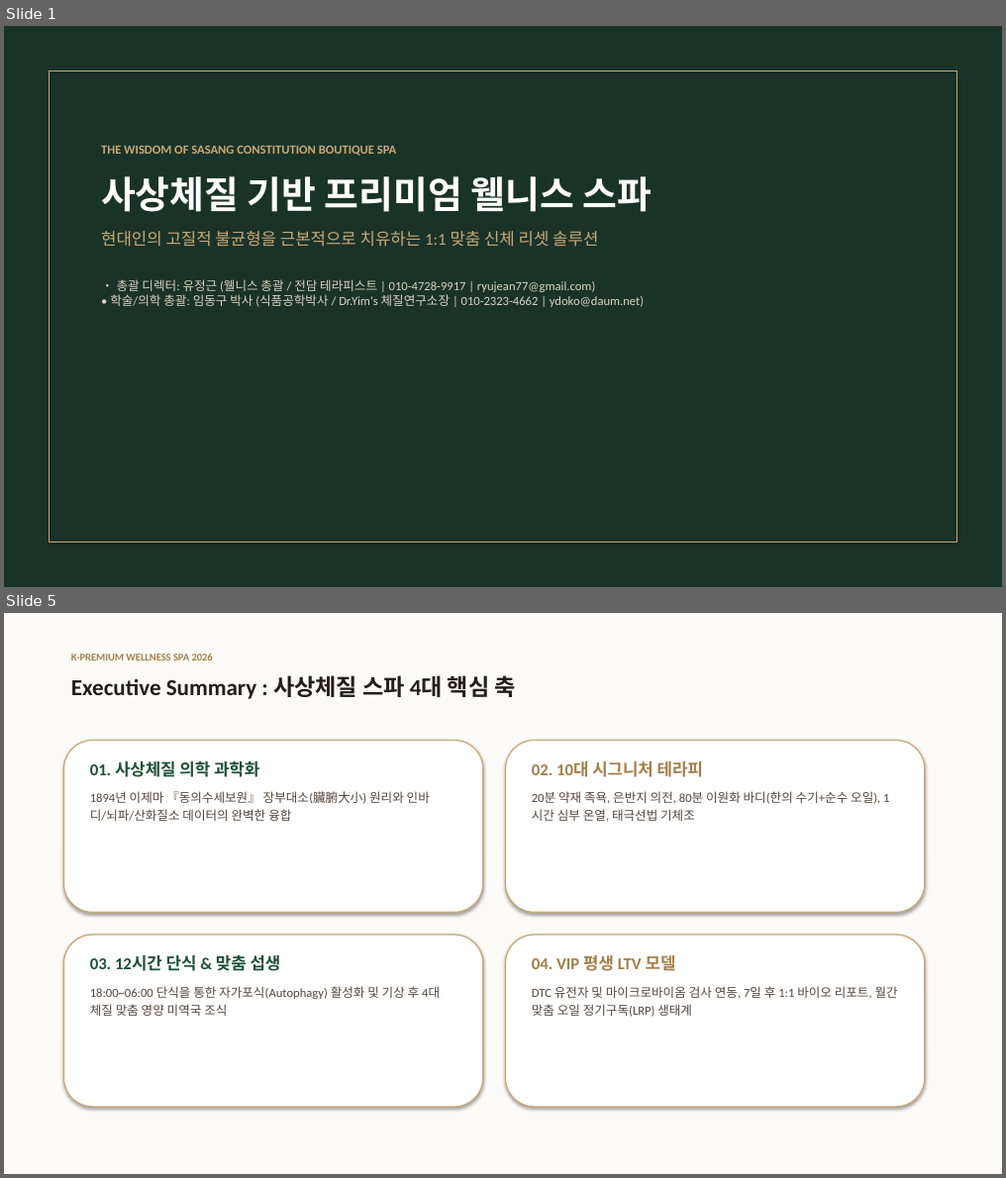
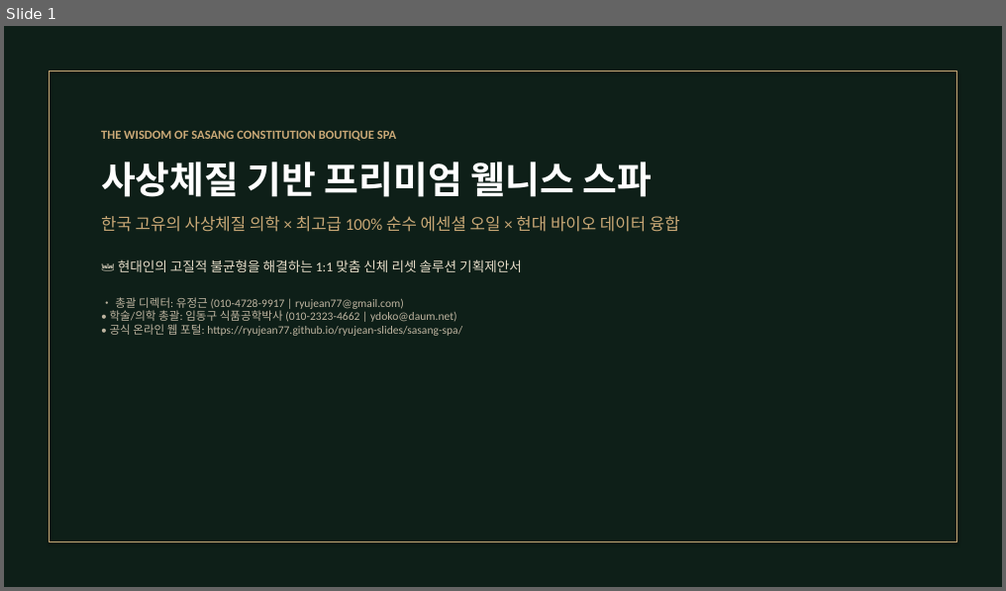
Before and after one commit to ryujean77/ryujean-slides, a slide deck: sasang-spa/사상체질_프리미엄_스파_프로젝트_제안서_발표자료.pptx. Shown one above the other, each under a label of ours: slides 1 and 5 before the commit, slide 1 after it; the slides between them are not shown. The pictures are 1006x1178 and 1006x591 pixels, drawn with LibreOffice and Linux fonts; fonts in the diff are those of the drawing. Boxes give left, top, right and bottom in pixels: in the first picture for what was removed or moved away, otherwise in the second. Text is boxed around its words. In the diff, an @@ line names an element or a change of style, - is before the commit and + after.

Commit message:
feat: 웹사이트 스타일 UI를 100% 이식한 최고급 럭셔리 PPTX 및 인터랙티브 웹 슬라이드 배포

```diff
--- a/sasang-spa/사상체질_프리미엄_스파_프로젝트_제안서_발표자료.pptx
+++ b/sasang-spa/사상체질_프리미엄_스파_프로젝트_제안서_발표자료.pptx
@@ slide 5 removed at [4,613,1002,1174], background #FFFFFF @@
@@ rectangle removed at [4,613,1002,1174] @@
@@ text removed at [71,654,213,661] @@
-K-PREMIUM WELLNESS SPA 2026
@@ text removed at [71,675,516,699] @@
-Executive Summary : 사상체질 스파 4대 핵심 축
@@ rounded rectangle removed at [63,741,483,912] @@
@@ rounded rectangle removed at [506,741,925,912] @@
@@ text removed at [90,761,430,821] @@
-01. 사상체질 의학 과학화
-1894년 이제마 『동의수세보원』 장부대소(臟腑大小) 원리와 인바디/뇌파/산화질소 데이터의 완벽한 융합
@@ text removed at [532,761,880,822] @@
-02. 10대 시그니처 테라피
-20분 약재 족욕, 은반지 의전, 80분 이원화 바디(한의 수기+순수 오일), 1시간 심부 온열, 태극선법 기체조
@@ rounded rectangle removed at [63,935,483,1107] @@
@@ rounded rectangle removed at [506,935,925,1107] @@
@@ text removed at [90,956,440,1016] @@
-03. 12시간 단식 & 맞춤 섭생
-18:00~06:00 단식을 통한 자가포식(Autophagy) 활성화 및 기상 후 4대 체질 맞춤 영양 미역국 조식
@@ text removed at [532,956,898,1017] @@
-04. VIP 평생 LTV 모델
-DTC 유전자 및 마이크로바이옴 검사 연동, 7일 후 1:1 바이오 리포트, 월간 맞춤 오일 정기구독(LRP) 생태계
@@ slide 1 changed as well @@
@@ rectangle at [4,26,1002,587]: fill #1A3328 to #0E1F18 @@
@@ text "THE WISDOM OF SASANG CONSTITUTION ...": place and size @@
-text "THE WISDOM OF SASANG CONSTITUTION ..." at [101,145,652,307]
+text "THE WISDOM OF SASANG CONSTITUTION ..." at [101,130,680,336]
@@ text at [101,216,680,336]: text changed; size 12 to 11 pt; text colour #DCD2BE to #BEB4A0 @@
-현대인의 고질적 불균형을 근본적으로 치유하는 1:1 맞춤 신체 리셋 솔루션
-• 총괄 디렉터: 유정근 (웰니스 총괄 / 전담 테라피스트 | 010-4728-9917 | ryujean77@gmail.com)
-• 학술/의학 총괄: 임동구 박사 (식품공학박사 / Dr.Yim's 체질연구소장 | 010-2323-4662 | ydoko@daum.net)
+한국 고유의 사상체질 의학 × 최고급 100% 순수 에센셜 오일 × 현대 바이오 데이터 융합
+👑 현대인의 고질적 불균형을 해결하는 1:1 맞춤 신체 리셋 솔루션 기획제안서
+• 총괄 디렉터: 유정근 (010-4728-9917 | ryujean77@gmail.com)
+• 학술/의학 총괄: 임동구 식품공학박사 (010-2323-4662 | ydoko@daum.net)
+• 공식 온라인 웹 포털: https://ryujean77.github.io/ryujean-slides/sasang-spa/
```
Also in this commit, not shown: 8 other slides changed, 1 slide added, 6 other slides removed, 1 other file.
